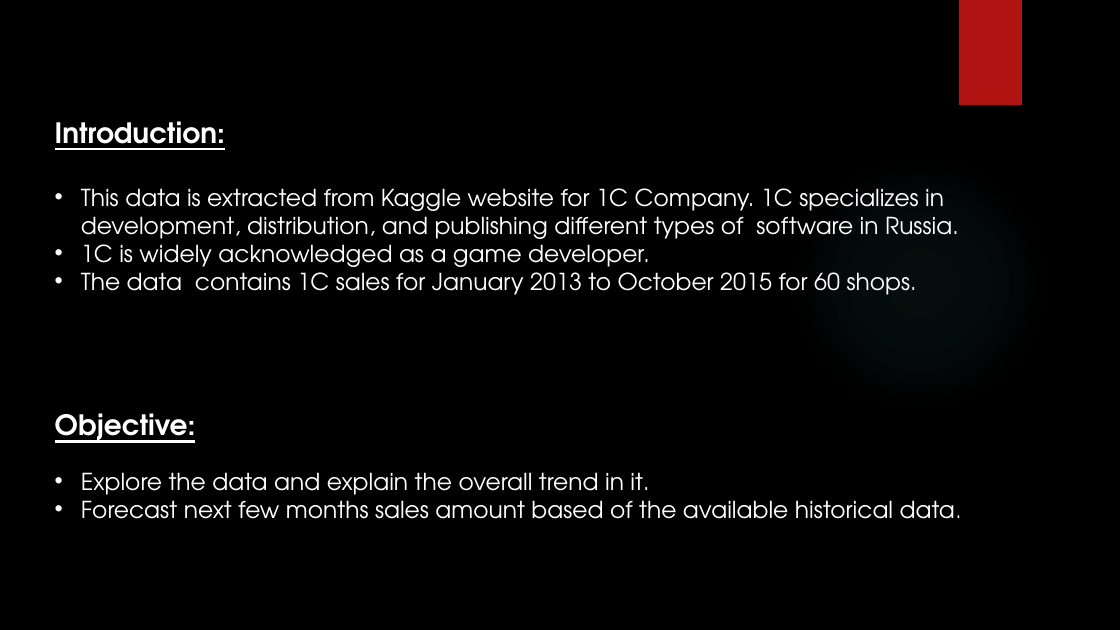
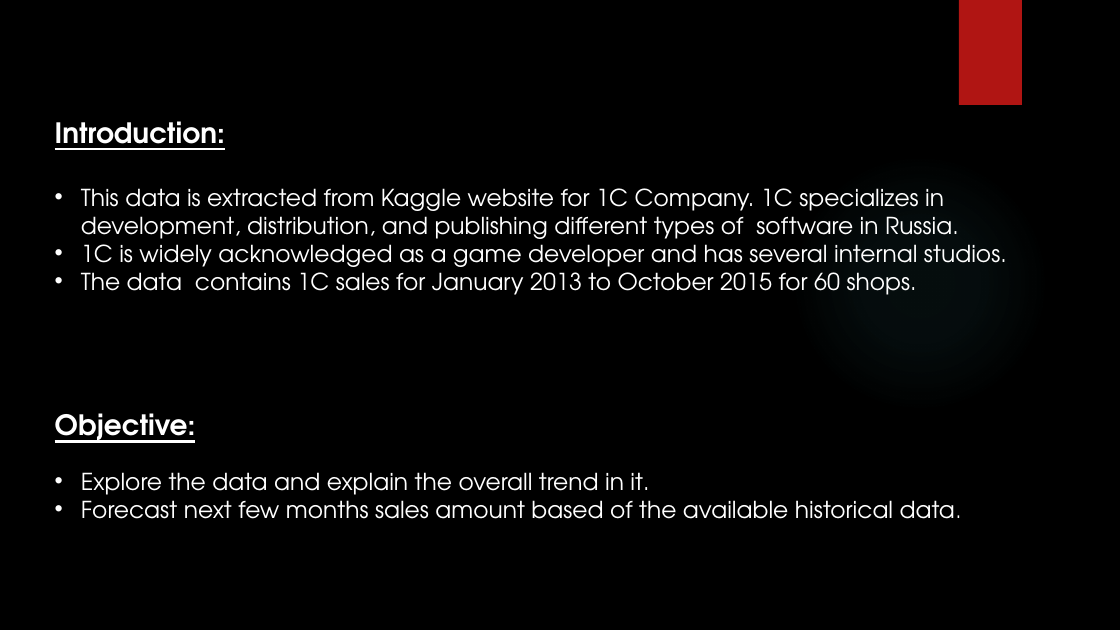
Before and after one commit to khwajajalal/Capstone4-Sales-Prediction, a slide deck: slide 2 of Sales Forecasting.pptx. Drawn at 1120x630 pixels with LibreOffice and Linux fonts; fonts in the diff are those of the drawing; background and template pictures are left out. Boxes give left, top, right and bottom in pixels: in the first picture for what was removed or moved away, otherwise in the second. Text is boxed around its words. In the diff, an @@ line names an element or a change of style, - is before the commit and + after.

```diff
--- a/Sales Forecasting.pptx
+++ b/Sales Forecasting.pptx
@@ text at [81,238,1007,273]: text changed @@
-• 1C is widely acknowledged as a game developer.
+• 1C is widely acknowledged as a game developer and has several internal studios.
```
Also in this commit, not shown: 3 other slides changed, 1 slide added.
